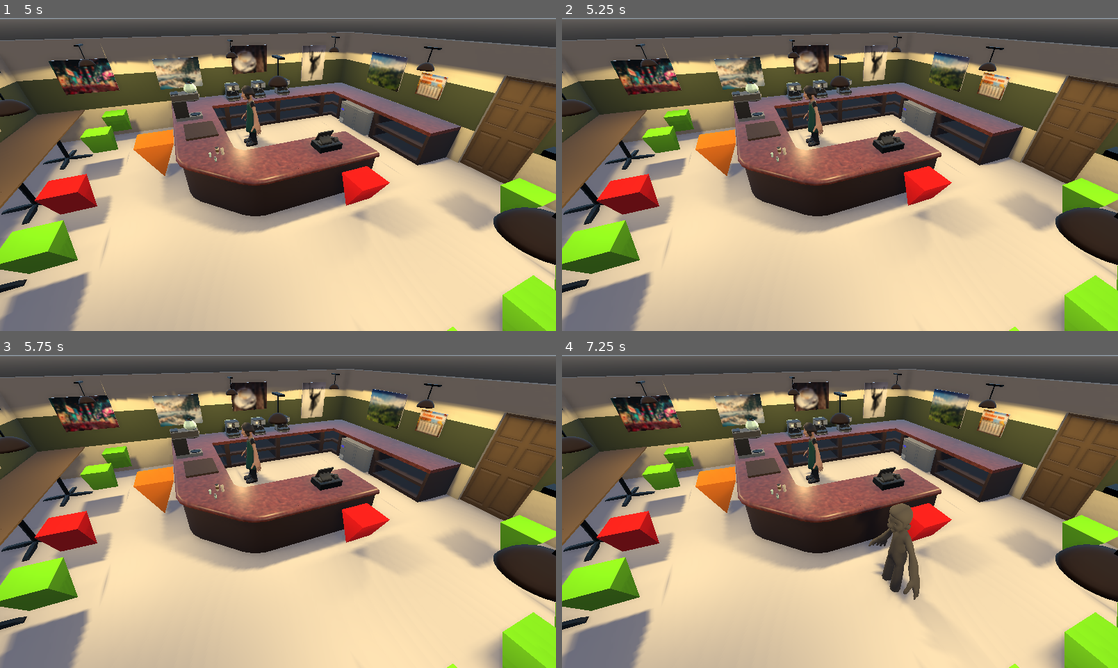
Above: before the commit, frames 1-4 (two rows, left to right).
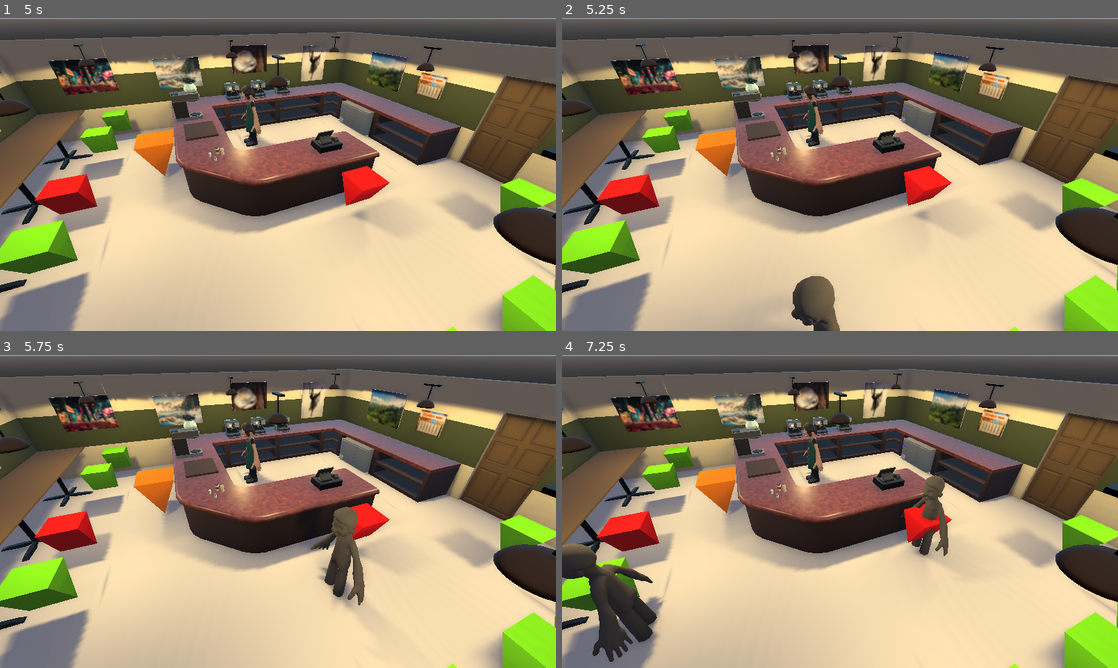
Above: after the commit, the same moments.

Repository: outfrost/ld49
Game: Godot game, scene res://level/CafeNavmesh.tscn
Same seed, same stepped clock (60 frames per second), same inputs: the game is played once before the commit and once after it. This scene is started directly instead of the project's main scene.
Inputs (mouse positions are in pixels of both pictures, inside the frame that each line leads up to):
- Up to frame 1 (5 s): tap Enter at 0.5, 2.75, 4.25 s; move the mouse to (400, 158) at 0.52 s; hold D (right) 0.53-1.28 s; tap Mouse wheel up (zoom_in) at 0.6, 2.1, 3.6 s; click (400, 158) at 0.67 s; move the mouse to (166, 190) at 1.27 s; hold S (down) 1.28-2.03 s; tap Mouse wheel down (zoom_out) at 1.35, 2.85, 4.35 s; tap Space at 2, 3.5 s; move the mouse to (333, 105) at 2.02 s; hold D (right) 2.03-2.78 s; move the mouse to (250, 237) at 2.77 s; hold W (up) 2.78-3.53 s; click (250, 237) at 2.92 s; move the mouse to (444, 221) at 3.52 s; hold A (left) from 3.53 s (still down); move the mouse to (111, 127) at 4.27 s
- Up to frame 2 (5.25 s): tap Space at 5 s; move the mouse to (867, 174) at 5.02 s; release A (left) at 5.03 s; hold S (down) from 5.03 s (still down); tap Mouse wheel up (zoom_in) at 5.1 s; click (867, 174) at 5.17 s
- Up to frame 3 (5.75 s): keep holding S (down)
- Up to frame 4 (7.25 s): move the mouse to (756, 433) at 5.77 s; release S (down) at 5.78 s; hold D (right) 5.78-6.53 s; tap Mouse wheel down (zoom_out) at 5.85 s; move the mouse to (962, 495) at 6.52 s; hold W (up) from 6.53 s (still down); tap Mouse wheel up (zoom_in) at 6.6 s

Frame 1 is identical in both runs. In frame 2, 1.2% of the frame differs, in the area x 36-50%, y 82-100%; in frame 3, 1.9%; in frame 4, 6.0%, in the area x 0-70%, y 38-100%.
Error in both runs: Invalid get index 'is_running' (on base: 'null instance'). (res://game/CameraPosition.gd:43)

Commit message:
Move customer spawns and exit

Diff:
--- a/level/CafeNavmesh.tscn
+++ b/level/CafeNavmesh.tscn
@@ -145,16 +145,16 @@
 customer_scenes = [ ExtResource( 5 ) ]
 
 [node name="SpawnSpot" parent="Navigation" index="12" instance=ExtResource( 2 )]
-transform = Transform( 0.623337, 0, 0, 0, 1, 0, 0, 0, 0.459076, 9.79864, 1.67883, 19.1289 )
+transform = Transform( 0.623337, 0, 0, 0, 1, 0, 0, 0, 0.459076, 7.1, 1.679, -4.9 )
 
 [node name="SpawnSpot2" parent="Navigation" index="13" instance=ExtResource( 2 )]
-transform = Transform( 0.623337, 0, 0, 0, 1, 0, 0, 0, 0.459076, -10.1762, 1.67883, 19.1289 )
+transform = Transform( 0.623337, 0, 0, 0, 1, 0, 0, 0, 0.459076, -5.4762, 1.67883, 8.0289 )
 
 [node name="SpawnSpot3" parent="Navigation" index="14" instance=ExtResource( 2 )]
-transform = Transform( 0.623337, 0, 0, 0, 1, 0, 0, 0, 0.459076, -6.79502, 1.67883, 36.345 )
+transform = Transform( 0.623337, 0, 0, 0, 1, 0, 0, 0, 0.459076, 6.70498, 1.67883, 9.845 )
 
 [node name="ExitSpot" parent="Navigation" index="15" instance=ExtResource( 6 )]
-transform = Transform( 1, 0, 0, 0, 1, 0, 0, 0, 1, 0, 0, 34.6198 )
+transform = Transform( 1, 0, 0, 0, 1, 0, 0, 0, 1, 4.7, 0, 9.8198 )
 
 [node name="AskFoodSpot" parent="Navigation" index="16" instance=ExtResource( 7 )]
 transform = Transform( 0.326376, 0, 0, 0, 0.326376, 0, 0, 0, 0.326376, 1, 0.549713, -1.48215 )
